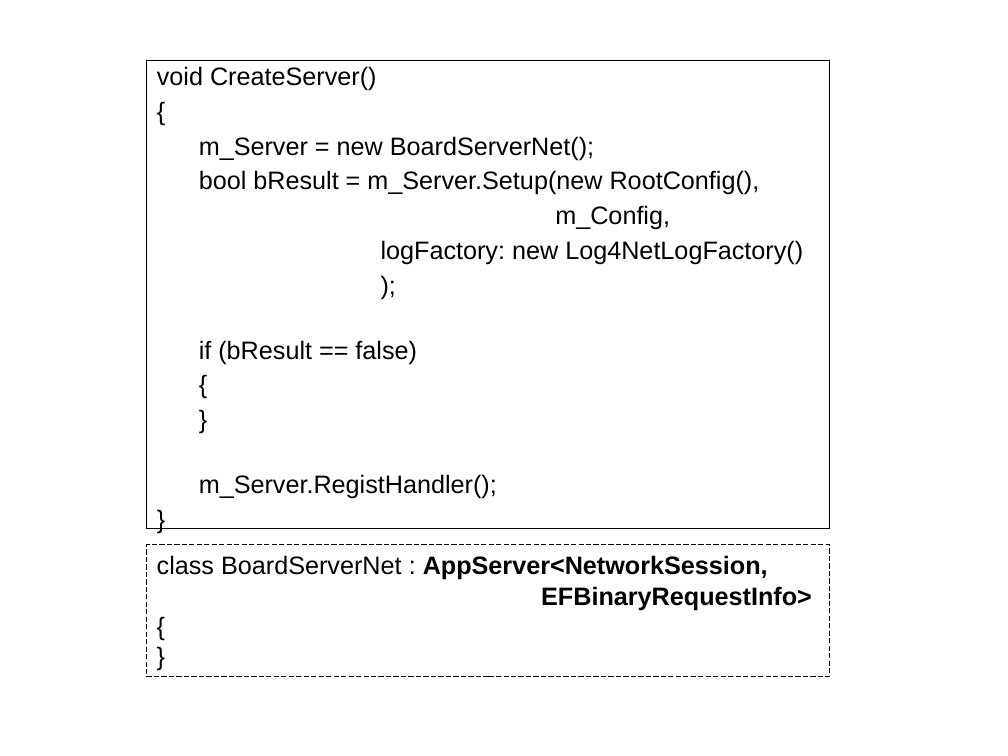
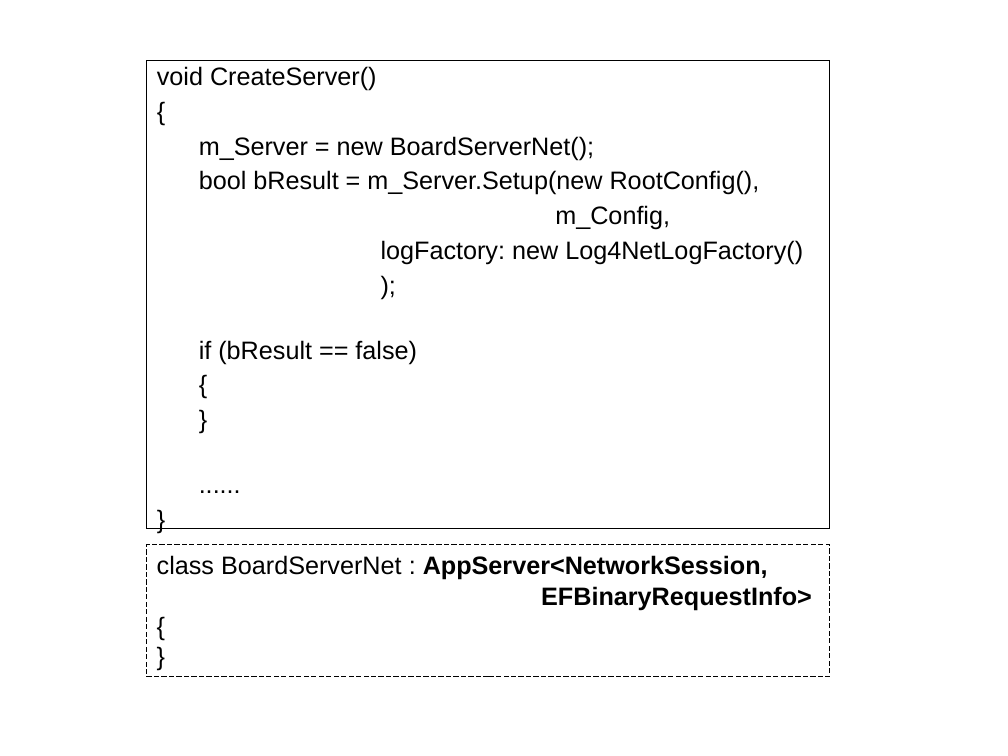
Before and after one commit to jacking75/conf_kgc2016_SuperSocket, a slide deck: slide 17 of {KGC2016]오픈소스 네트워크 엔진 SuperSocket 사용하기.pptx. Drawn at 1008x756 pixels with LibreOffice and Linux fonts; fonts in the diff are those of the drawing. Boxes give left, top, right and bottom in pixels: in the first picture for what was removed or moved away, otherwise in the second. Text is boxed around its words. In the diff, an @@ line names an element or a change of style, - is before the commit and + after.

```diff
--- a/{KGC2016]오픈소스 네트워크 엔진 SuperSocket 사용하기.pptx
+++ b/{KGC2016]오픈소스 네트워크 엔진 SuperSocket 사용하기.pptx
@@ text in rectangle at box(199, 474, 497, 499): text changed @@
-m_Server.RegistHandler();
+......
```
Also in this commit, not shown: 3 other slides changed, 1 slide added, 5 slides removed.
